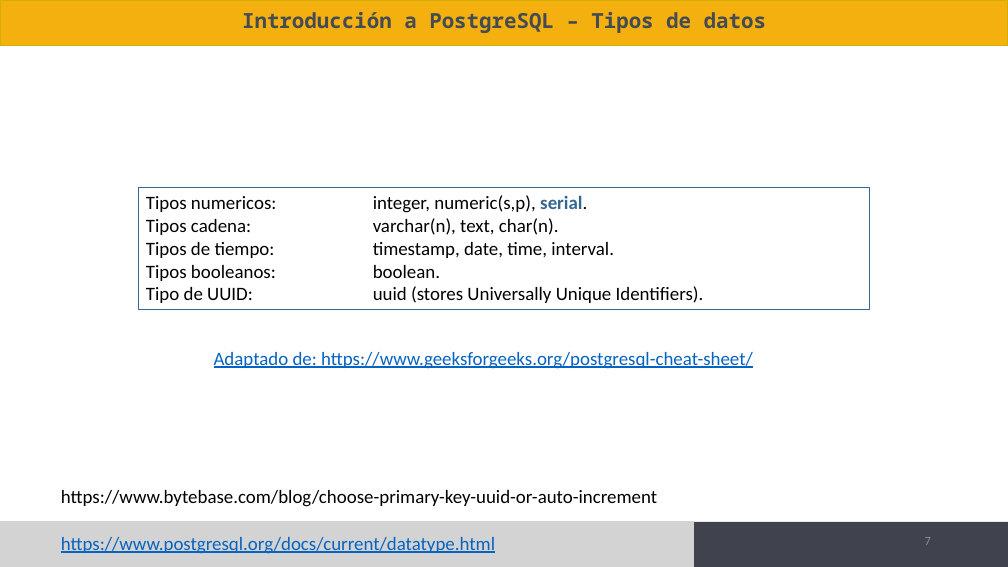
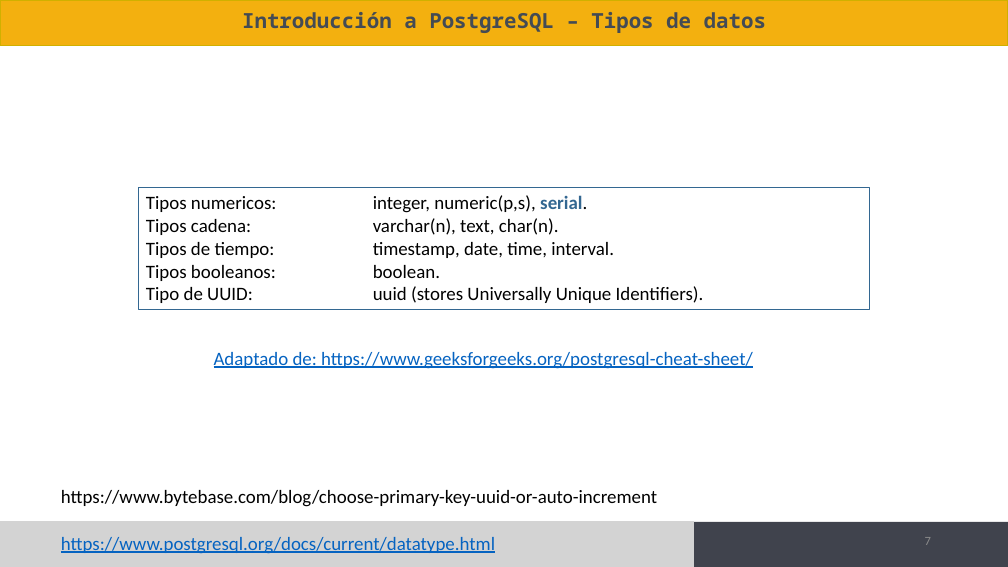
Before and after one commit to nixvoid-team/talleres-nixvoid, a slide deck: slide 7 of PostgreSQL/22-1/Session 02/0. Session_02.pptx. Drawn at 1008x567 pixels with LibreOffice and Linux fonts; fonts in the diff are those of the drawing; background and template pictures are left out. Boxes give left, top, right and bottom in pixels: in the first picture for what was removed or moved away, otherwise in the second. Text is boxed around its words. In the diff, an @@ line names an element or a change of style, - is before the commit and + after.

Commit message:
feat: PostgreSQL session 02 después del taller

```diff
--- a/PostgreSQL/22-1/Session 02/0. Session_02.pptx
+++ b/PostgreSQL/22-1/Session 02/0. Session_02.pptx
@@ text in rectangle at (146,195,587,213): text changed @@
-Tipos numericos: integer, numeric(s,p), serial.
+Tipos numericos: integer, numeric(p,s), serial.
```
Also in this commit, not shown: 1 other slide changed, 4 other files.
